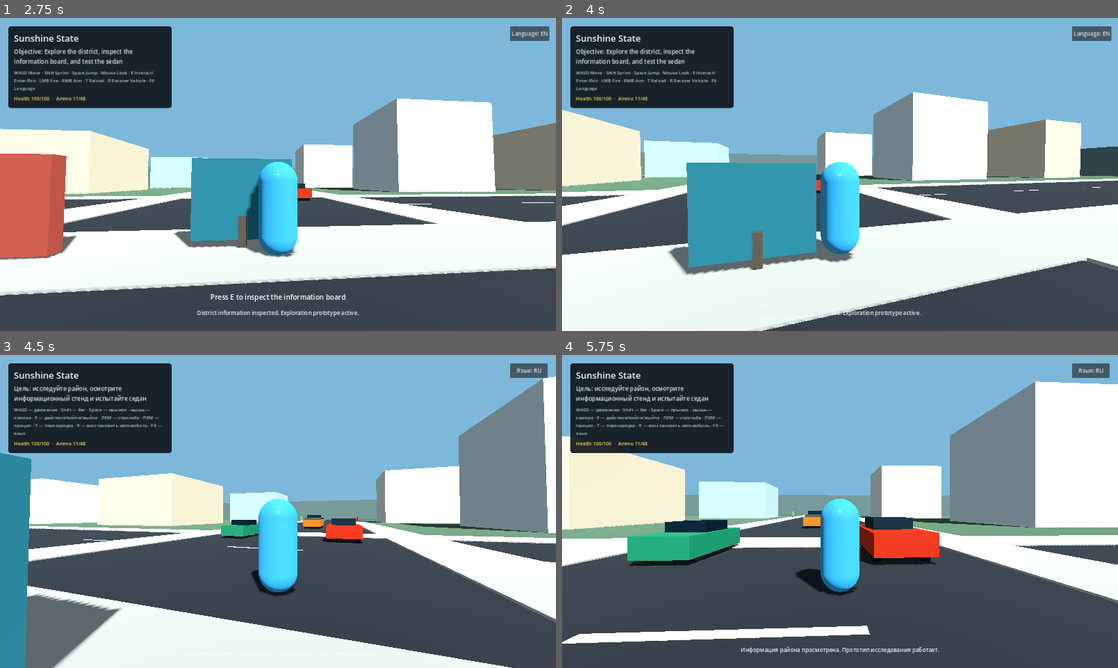
Above: before the commit, frames 1-4 (two rows, left to right).
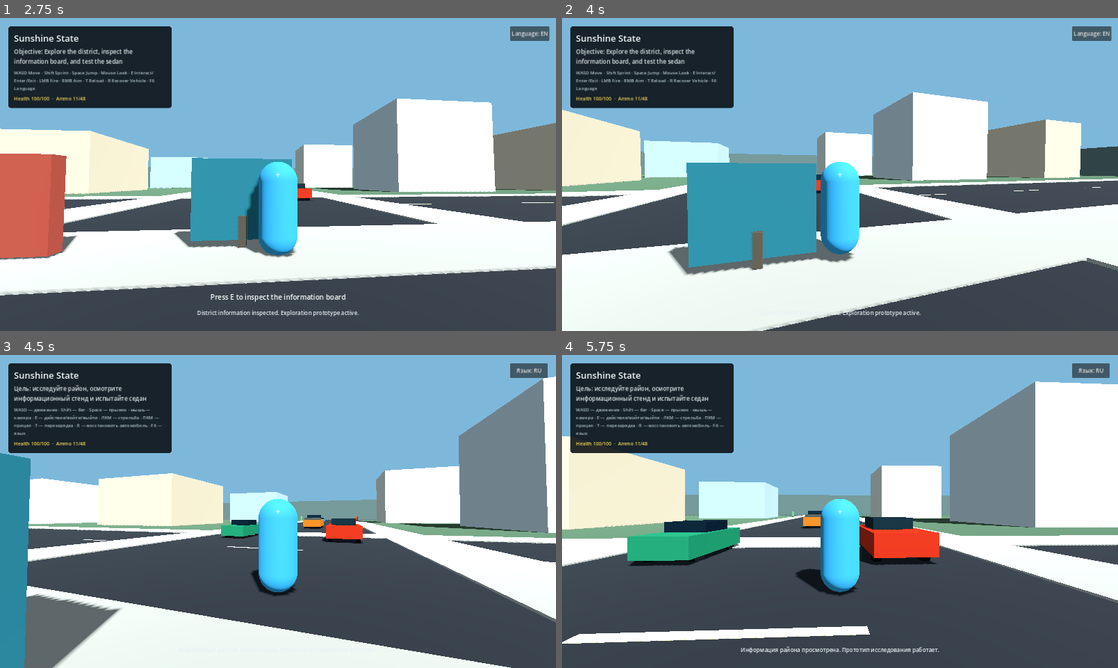
Above: after the commit, the same moments.

Repository: KenlikDev/sunshine-state
Game: Godot game, scene res://scenes/bootstrap/main.tscn
Same seed, same stepped clock (60 frames per second), same inputs: the game is played once before the commit and once after it.
Inputs (mouse positions are in pixels of both pictures, inside the frame that each line leads up to):
- Up to frame 1 (2.75 s): tap E (interact) at 0.5, 0.6, 1.55, 2, 2.3 s; move the mouse to (305, 174) at 0.52 s; hold W (move_forward) from 0.53 s (still down); tap Space (jump) at 0.77, 1.52 s; move the mouse to (250, 174) at 1.27 s; right-click (250, 174) at 1.35 s; move the mouse to (289, 168) at 2.02 s; click (289, 168) at 2.1 s
- Up to frame 2 (4 s): keep holding W (move_forward); tap E (interact) at 2.75, 2.85, 3.8 s; move the mouse to (834, 180) at 2.77 s; tap Space (jump) at 3.02, 3.77 s; move the mouse to (878, 177) at 3.52 s; hold Shift (sprint) from 3.53 s (still down)
- Up to frame 3 (4.5 s): keep holding W (move_forward); move the mouse to (233, 508) at 4.27 s; release Shift (sprint) at 4.28 s; tap F6 (toggle_language) at 4.35 s
- Up to frame 4 (5.75 s): keep holding W (move_forward); tap Space (jump) at 4.52 s; tap E (interact) at 4.55, 5.3 s; move the mouse to (845, 511) at 5.02 s; tap R (vehicle_recover) at 5.1 s

Frame 1 is identical in both runs. In frame 2, less than 0.1% of the frame differs, in the area x 0-99%, y 36-100%; in frame 3, 0.1%, in the area x 4-99%, y 7-100%; in frame 4, less than 0.1%.
Error in both runs: Invalid call. Nonexistent function 'get_save_data' in base 'Node (wanted_system.gd)'. (res://scripts/systems/save_service.gd:111)

Commit message:
feat: add first-aid and vehicle-service shops to the district

Diff:
--- a/scripts/world/greybox_district.gd
+++ b/scripts/world/greybox_district.gd
@@ -8,6 +8,7 @@
 const TRAFFIC_SCENE: PackedScene = preload("res://scenes/traffic/traffic_vehicle.tscn")
 const POLICE_SCENE: PackedScene = preload("res://scenes/police/police_officer.tscn")
 const CRIME_SCENE: PackedScene = preload("res://scenes/crime/graffiti_spot.tscn")
+const SHOP_SCENE: PackedScene = preload("res://scenes/economy/shop_interactable.tscn")
 
 
 func _ready() -> void:
@@ -17,6 +18,7 @@
 	_create_coastline()
 	_create_information_board()
 	_create_crime_site()
+	_create_shops()
 	_create_police()
 	_create_test_vehicle()
 	_create_pedestrians()
@@ -160,6 +162,20 @@
 	add_child(crime_site)
 
 
+func _create_shops() -> void:
+	_spawn_shop("FirstAidVendor", Vector3(-15.0, 0.9, 12.0), "first_aid_kit")
+	_spawn_shop("VehicleServiceDesk", Vector3(15.0, 0.9, 12.0), "vehicle_repair")
+
+
+func _spawn_shop(node_name: String, shop_position: Vector3, item_id: String) -> void:
+	var shop: StaticBody3D = SHOP_SCENE.instantiate() as StaticBody3D
+	shop.name = node_name
+	shop.position = shop_position
+	shop.set("item_id", item_id)
+	shop.add_to_group("interactable")
+	add_child(shop)
+
+
 func _create_police() -> void:
 	var patrol_route := PackedVector3Array([
 		Vector3(14.0, 0.0, 18.0),
